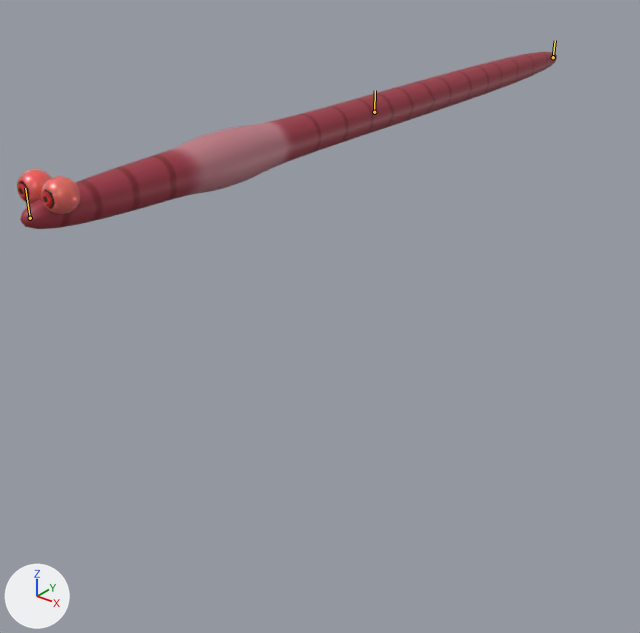
What one commit did to the Blender file models/worm/worm.blend.
Rendered twice from a camera (50 mm lens) standing at (24.0, -34.1, 9.5) and looking at (-5.2, 2.3, -13.1). Lighting does not change. The marker at lower left points along +X, +Y and +Z. The bones that bend it are drawn over the model as lines.
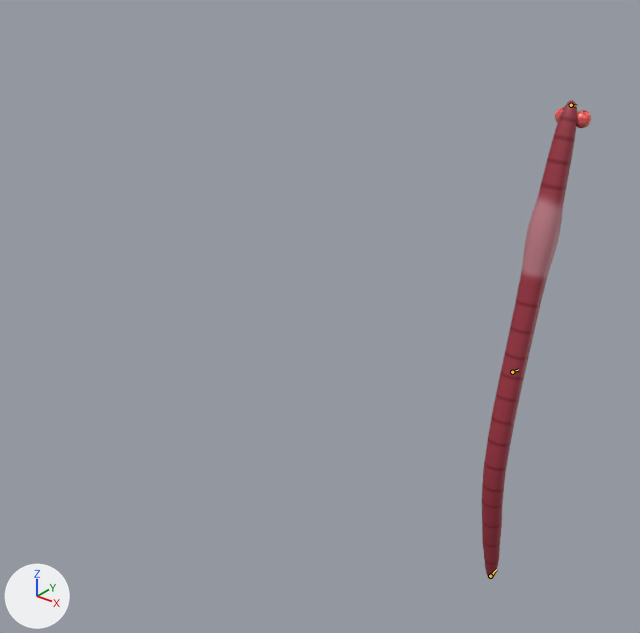
The newer file adds an action. The first version stands in its rest pose; the second is drawn at frame 1 of the action 'WormSPAWN'.

Changed parts and their boxes (x1, y1, x2, y2) in the pictures (640 x 633 px):
'Cube', posed (82% narrower, 170% taller): before (17, 52, 557, 229); after (482, 100, 577, 579)
'Cube.001', posed: before (41, 176, 80, 214); after (576, 110, 591, 128)
bone 'Bone', root to tip: before (553, 57) to (555, 40); after (490, 576) to (496, 569)
bone 'Bone.004', root to tip: before (374, 112) to (375, 90); after (512, 372) to (518, 369)

The change in detail:
Bone 'Bone' (bone_bone) moves from (0.0, 0.0, 0.0) to (0.0, -40.91, 0.92).
Bone 'Bone' (bone_bone) turns from (0, 0, 0) to (-90, 0, 0) degrees about its own x, y and z.
Bone 'Bone.004' (bone_bone_004) turns from (0, 0, 0) to (-14, 0, 0) degrees about its own x, y and z.
